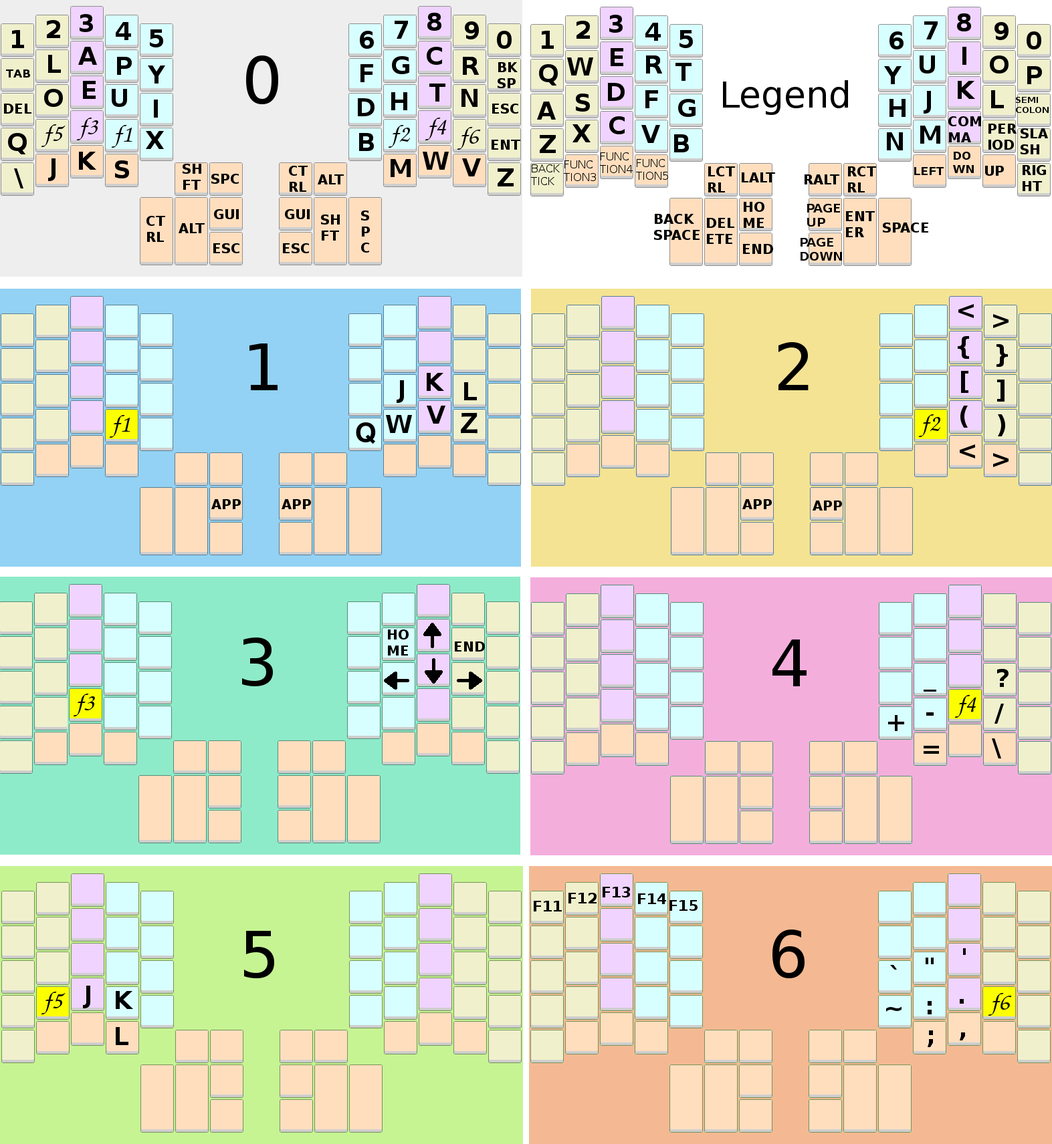
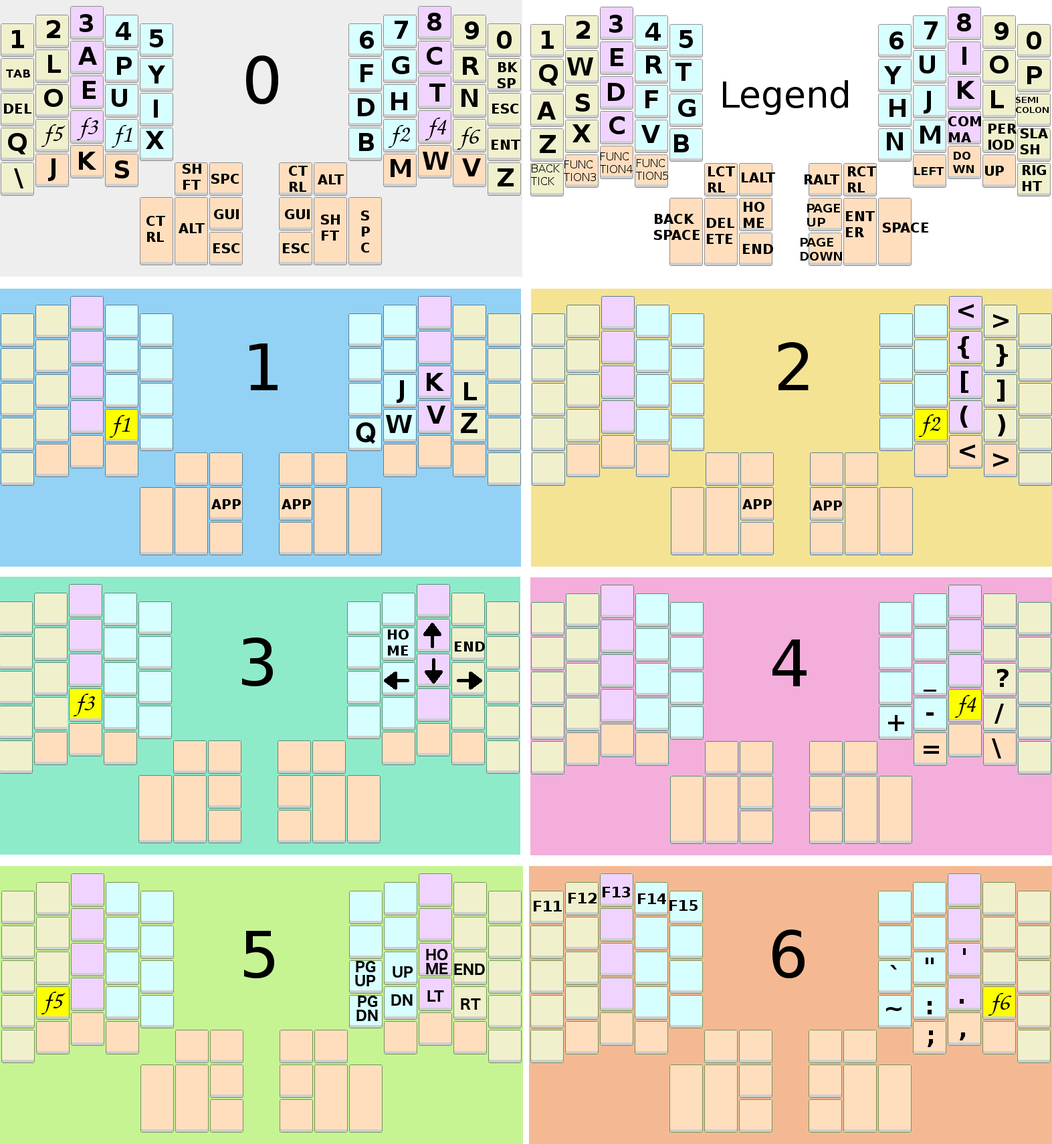
Two versions of the same layered image (1052×1144). Layer-by-layer changes:
renamed "K #2" to "PG ...", painted on it over box(115, 961, 376, 1010)
renamed "L #3" to "UP", painted on it over box(115, 966, 414, 1046)
renamed "J #2" to "HO ...", painted on it over box(82, 949, 448, 1009)
added layer "END #1" in group "Group 5" over box(453, 963, 485, 976)
added layer "RT" in group "Group 5" over box(460, 998, 481, 1011)
added layer "PG ... #1" in group "Group 5" over box(356, 996, 378, 1023)
added layer "DN" in group "Group 5" over box(391, 994, 413, 1007)
added layer "LT" in group "Group 5" over box(427, 990, 444, 1003)
